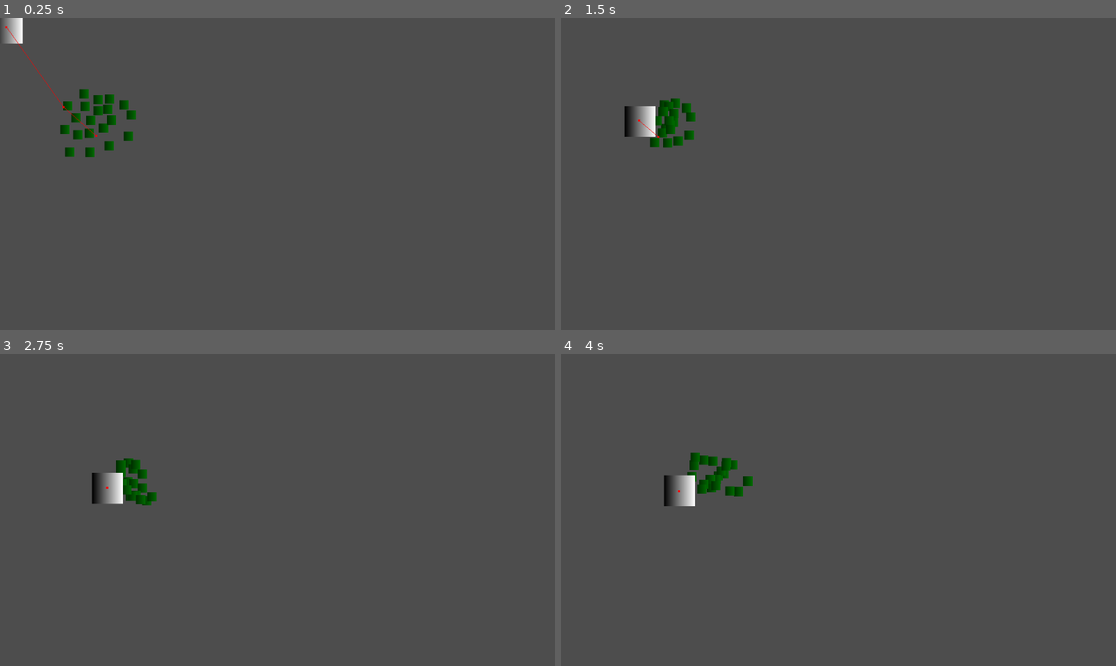
Above: before the commit, frames 1-4 (two rows, left to right).
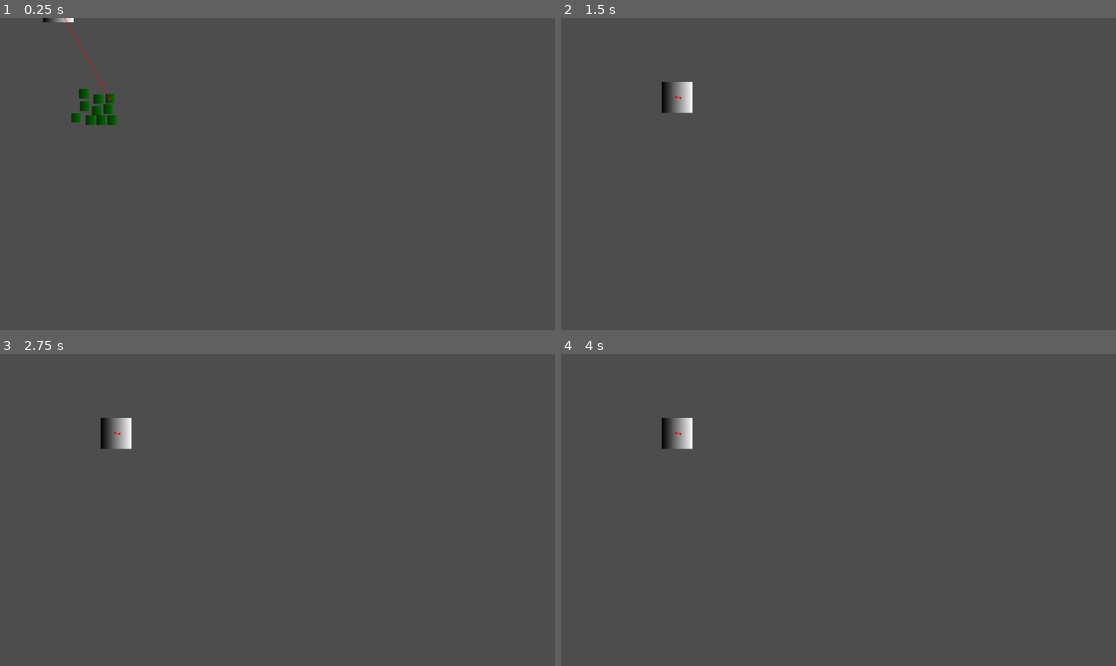
Above: after the commit, the same moments.

Repository: ViviFar/GodotWildJam66
Game: Godot game, scene res://scenes/main_game.tscn
Two runs of this game, one before a commit and one after it. Both use one fixed random seed, a clock stepped at 60 frames per second and the inputs below. The project has no main scene, so this scene is started directly.
Inputs (mouse positions are in pixels of both pictures, inside the frame that each line leads up to):
- Up to frame 1 (0.25 s): no input
- Up to frame 2 (1.5 s): move the mouse to (960, 158) at 0.52 s; hold Right (ui_right) 0.53-1.28 s; move the mouse to (727, 189) at 1.27 s; hold Down (ui_down) from 1.28 s (still down)
- Up to frame 3 (2.75 s): move the mouse to (333, 441) at 2.02 s; release Down (ui_down) at 2.03 s; hold Right (ui_right) from 2.03 s (still down)
- Up to frame 4 (4 s): move the mouse to (810, 572) at 2.77 s; release Right (ui_right) at 2.78 s; hold Up (ui_up) 2.78-3.53 s; move the mouse to (1005, 556) at 3.52 s; hold Left (ui_left) from 3.53 s (still down)

The runs differ from the first frame. In frame 1, 1.1% of the frame differs, in the area x 0-25%, y 0-45%; in frame 2, 1.5%; in frame 3, 1.5%; in frame 4, 1.7%, in the area x 18-35%, y 20-49%.

Commit message:
Add : spider eating ant - bugged as it kills all ants instead of one

Diff:
--- a/scenes/Enemies/Spider.tscn
+++ b/scenes/Enemies/Spider.tscn
@@ -13,6 +13,9 @@
 [sub_resource type="GradientTexture2D" id="GradientTexture2D_mm4gx"]
 gradient = SubResource("Gradient_vrtvo")
 
+[sub_resource type="CircleShape2D" id="CircleShape2D_e2w1p"]
+radius = 37.0
+
 [node name="Spiderv2" type="Node2D"]
 
 [node name="NavigationRegion2D" type="NavigationRegion2D" parent="."]
@@ -26,3 +29,8 @@
 
 [node name="NavigationAgent2D" type="NavigationAgent2D" parent="CharacterBody2D"]
 debug_enabled = true
+
+[node name="Area2D" type="Area2D" parent="."]
+
+[node name="CollisionShape2D" type="CollisionShape2D" parent="Area2D"]
+shape = SubResource("CircleShape2D_e2w1p")
--- a/scenes/ants/swarm.tscn
+++ b/scenes/ants/swarm.tscn
@@ -7,7 +7,7 @@
 [node name="Ants" type="Node2D" parent="."]
 
 [node name="Ant" parent="Ants" instance=ExtResource("1_pmnwb")]
-position = Vector2(16, 28)
+position = Vector2(1, -8)
 
 [node name="Ant2" parent="Ants" instance=ExtResource("1_pmnwb")]
 position = Vector2(-26, -43)
@@ -31,37 +31,7 @@
 position = Vector2(24, -11)
 
 [node name="Ant9" parent="Ants" instance=ExtResource("1_pmnwb")]
-position = Vector2(68, 46)
+position = Vector2(10, 12)
 
 [node name="Ant10" parent="Ants" instance=ExtResource("1_pmnwb")]
 position = Vector2(-12, 12)
-
-[node name="Ant11" parent="Ants" instance=ExtResource("1_pmnwb")]
-position = Vector2(58, -20)
-
-[node name="Ant12" parent="Ants" instance=ExtResource("1_pmnwb")]
-position = Vector2(-56, 79)
-
-[node name="Ant13" parent="Ants" instance=ExtResource("1_pmnwb")]
-position = Vector2(-14, 80)
-
-[node name="Ant14" parent="Ants" instance=ExtResource("1_pmnwb")]
-position = Vector2(27, 66)
-
-[node name="Ant15" parent="Ants" instance=ExtResource("1_pmnwb")]
-position = Vector2(74, 1)
-
-[node name="Ant16" parent="Ants" instance=ExtResource("1_pmnwb")]
-position = Vector2(-66, 32)
-
-[node name="Ant17" parent="Ants" instance=ExtResource("1_pmnwb")]
-position = Vector2(-60, -18)
-
-[node name="Ant18" parent="Ants" instance=ExtResource("1_pmnwb")]
-position = Vector2(-39, 43)
-
-[node name="Ant19" parent="Ants" instance=ExtResource("1_pmnwb")]
-position = Vector2(4, -8)
-
-[node name="Ant20" parent="Ants" instance=ExtResource("1_pmnwb")]
-position = Vector2(-15, 40)
--- a/scenes/main_game.tscn
+++ b/scenes/main_game.tscn
@@ -9,3 +9,4 @@
 position = Vector2(200, 200)
 
 [node name="Spiderv2" parent="." instance=ExtResource("2_1iult")]
+position = Vector2(108, -46)
--- a/scripts/Spider.gd
+++ b/scripts/Spider.gd
@@ -2,6 +2,7 @@
 
 var speed:float = 200
 var accel:float = 7
+var target : Node2D
 
 @onready var nav: NavigationAgent2D = $NavigationAgent2D
 
@@ -14,13 +15,26 @@
 	set_physics_process(true)
 
 func findTarget() -> Vector2:
+	if(target):
+		return target.global_position
 	var ants = get_tree().get_nodes_in_group("ants")
 	#if we have at least one ant, we focus it. The get_global_mouse_position is for debug purpose in the spider only node
 	#TODO link the findTarget to a signal so the code does not refer to ants at all
 	if(ants):
 		if(len(ants)>0):
-			return ants[0].global_position
+			var targetIndex : int = randi() % len(ants)
+			target = ants[targetIndex]
+			return target.global_position
 	return get_global_mouse_position()
+
+func eat():
+	print("eating " + target.name)
+	target.queue_free()
+	target = null
+	set_physics_process(false)
+	await get_tree().create_timer(5).timeout
+	set_physics_process(false)
+
 
 func _physics_process(delta) -> void:
 	var direction : Vector2 = Vector2()
@@ -31,5 +45,7 @@
 	direction = (nav.get_next_path_position()-self.global_position).normalized()
 
 	velocity = velocity.lerp(direction*speed, accel*delta)
+	if(nav.is_target_reached()):
+		eat()
 
 	move_and_slide()
--- a/scripts/ant.gd
+++ b/scripts/ant.gd
@@ -22,6 +22,19 @@
 
 func _ready():
 	ants.erase(self)
+	self.connect("tree_exiting", selfDestruct)
+	#for ant in ants:
+	#	ant.connect("tree_exited", onAntDestroyed)
+
+func onAntDestroyed()->void:
+	var tree = get_tree()
+	if(tree):
+		ants = tree.get_nodes_in_group("ants")
+		if(ants):
+			find_neighbors()
+
+func selfDestruct():
+	print(self.name + "self destruct")
 
 func find_neighbors():
 	'''
@@ -32,6 +45,9 @@
 	var neighbor_dist
 	var neighbor
 	for ant in ants:
+		if(!ant):
+			ants = get_tree().get_nodes_in_group("ants")
+			break
 		# If we do not have 6 neighbors yet, simply add it
 		if len(neighbors) < N:
 			neighbors.append(ant)
Not shown: 1 places in scenes/Enemies/Spider.tscn that only renumber resources
